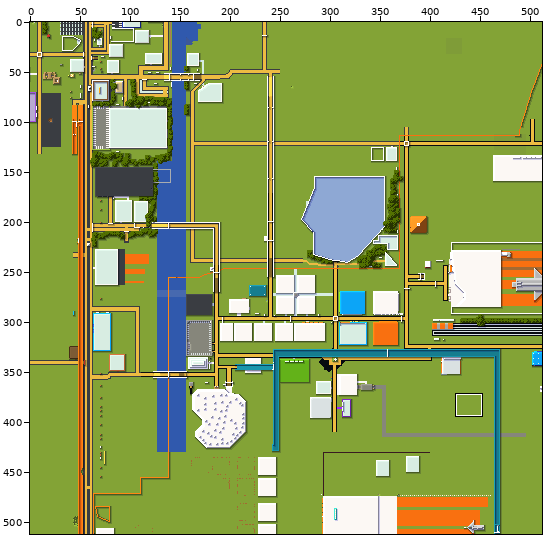
One commit to this sprite sheet: tiles/0,0.png. The picture above shows the old version from afar; the outline marks the close-up.
Close-up. Before the edit:
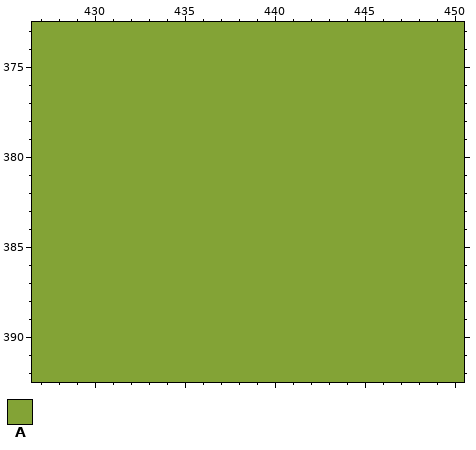
The file is 512x512 pixels. Colours within 5 levels of each other are drawn and written as one. Shown: x 427..450, y 373..392. The commit also changed other parts of the picture, which this record leaves out.
Palette (. is transparent): A #83a336
Pixels before, first column x 427:
373 AAAAAAAAAAAAAAAAAAAAAAAA
374 AAAAAAAAAAAAAAAAAAAAAAAA
375 AAAAAAAAAAAAAAAAAAAAAAAA
376 AAAAAAAAAAAAAAAAAAAAAAAA
377 AAAAAAAAAAAAAAAAAAAAAAAA
378 AAAAAAAAAAAAAAAAAAAAAAAA
379 AAAAAAAAAAAAAAAAAAAAAAAA
380 AAAAAAAAAAAAAAAAAAAAAAAA
381 AAAAAAAAAAAAAAAAAAAAAAAA
382 AAAAAAAAAAAAAAAAAAAAAAAA
383 AAAAAAAAAAAAAAAAAAAAAAAA
384 AAAAAAAAAAAAAAAAAAAAAAAA
385 AAAAAAAAAAAAAAAAAAAAAAAA
386 AAAAAAAAAAAAAAAAAAAAAAAA
387 AAAAAAAAAAAAAAAAAAAAAAAA
388 AAAAAAAAAAAAAAAAAAAAAAAA
389 AAAAAAAAAAAAAAAAAAAAAAAA
390 AAAAAAAAAAAAAAAAAAAAAAAA
391 AAAAAAAAAAAAAAAAAAAAAAAA
392 AAAAAAAAAAAAAAAAAAAAAAAA
Once edited:
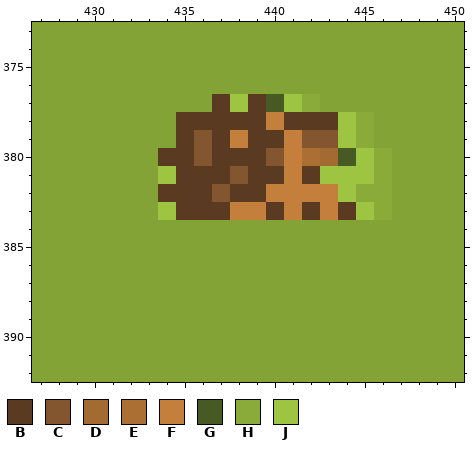
Colours new in this view: B #5a3a20  C #845630  D #a36a32  E #ab6f34  F #c47f3c  G #485a23  H #8aab39  J #9ec541
Diff:
y 377: x 437..442 AAAAAA -> BJBGJH
y 378: x 435..445 AAAAAAAAAAA -> BBBBBFBBBJH
y 379: x 435..445 AAAAAAAAAAA -> BCBFBBFCCJH
y 380: x 434..446 AAAAAAAAAAAAA -> BBCBBBCFEDGJH
y 381: x 434..446 AAAAAAAAAAAAA -> JBBBCBBFBJJJH
y 382: x 434..446 AAAAAAAAAAAAA -> BBBCBBFFFFJHH
y 383: x 434..446 AAAAAAAAAAAAA -> JBBBFFBFBFBJH
Boxes around the changes in both close-ups, in picture pixels (x1, y1, x2, y2):
changed: (158, 94, 392, 220)
